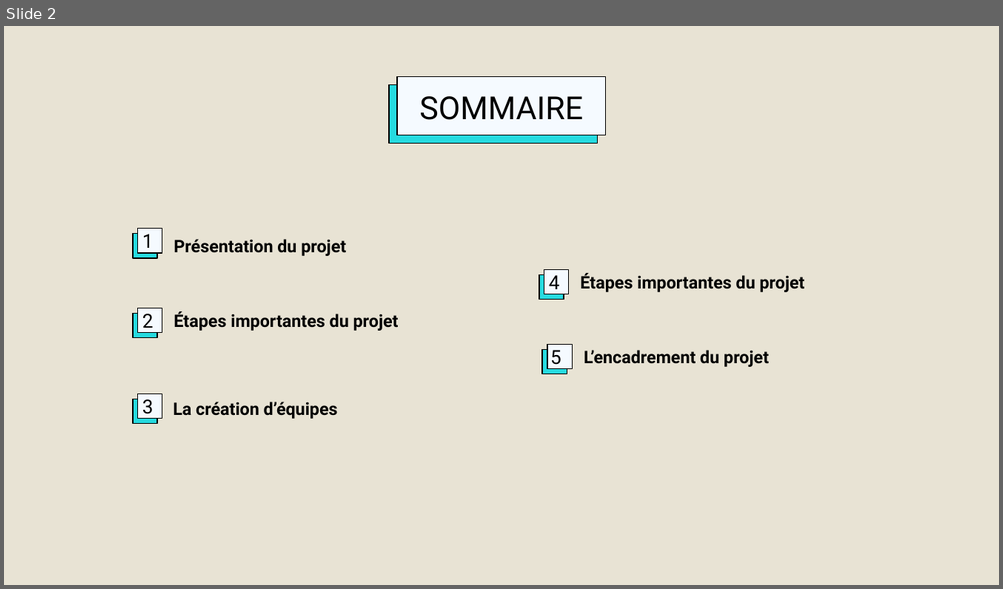
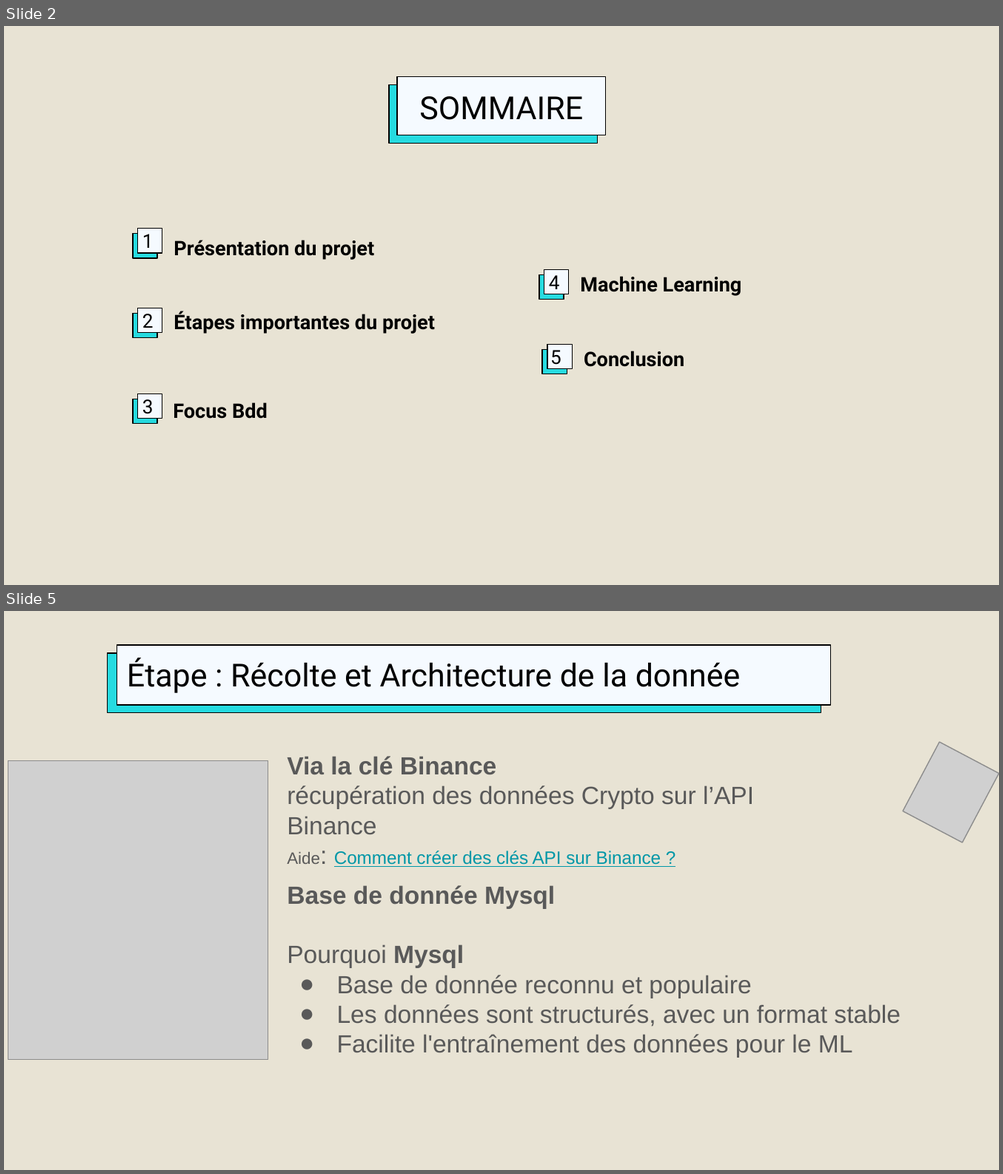
Before and after one commit to DataScientest-Studio/CDE-NOV23-OPA, a slide deck: docs/Projet OPA - CryptoBot avec Binance.odp. Shown one above the other, each under a label of ours: slide 2 before the commit, slides 2 and 5 after it; the slides between them are not shown. The pictures are 1003x589 and 1003x1174 pixels, drawn with LibreOffice and Linux fonts; fonts in the diff are those of the drawing; grey boxes stand for pictures; background and template pictures are left out. Boxes give left, top, right and bottom in pixels: in the first picture for what was removed or moved away, otherwise in the second. Text is boxed around its words. In the diff, an @@ line names an element or a change of style, - is before the commit and + after.

```diff
--- a/docs/Projet OPA - CryptoBot avec Binance.odp
+++ b/docs/Projet OPA - CryptoBot avec Binance.odp
@@ slide 5 added at [4, 611, 999, 1170], background #E8E3D4 @@
@@ rectangle added at [108, 652, 820, 712], fill #26DBE0, outline #000000 0.74 pt @@
@@ title added at [116, 645, 830, 704], fill #F5FAFF, outline #000000 0.74 pt, 23 pt, text #000000 @@
+Étape : Récolte et Architecture de la donnée
@@ picture added at [902, 742, 999, 843] @@
@@ picture added at [8, 761, 267, 1059] @@
@@ text added at [287, 756, 754, 867], 18 pt, text #595959 @@
+Via la clé Binance
+récupération des données Crypto sur l’API Binance
+Aide: Comment créer des clés API sur Binance ?
@@ text added at [287, 886, 900, 1057], 18 pt, text #595959 @@
+Base de donnée Mysql
+Pourquoi Mysql
+● Base de donnée reconnu et populaire
+● Les données sont structurés, avec un format stable
+● Facilite l'entraînement des données pour le ML
@@ slide 2 changed as well @@
@@ text "Présentation du projet" at [173, 240, 374, 260]: size 12.5 to 14.5 pt @@
@@ text at [580, 276, 742, 296]: text changed; size 12.5 to 14.5 pt @@
-Étapes importantes du projet
+Machine Learning
@@ text "Étapes importantes du projet" at [173, 312, 435, 334]: size 12.5 to 14.5 pt @@
@@ text at [583, 351, 684, 367]: text changed; size 12.5 to 14.5 pt @@
-L’encadrement du projet
+Conclusion
@@ text at [173, 403, 267, 419]: text changed; size 12.5 to 14.5 pt @@
-La création d’équipes
+Focus Bdd
```
Also in this commit, not shown: 9 other slides changed, 9 other slides added, 5 slides removed, 4 other files.
